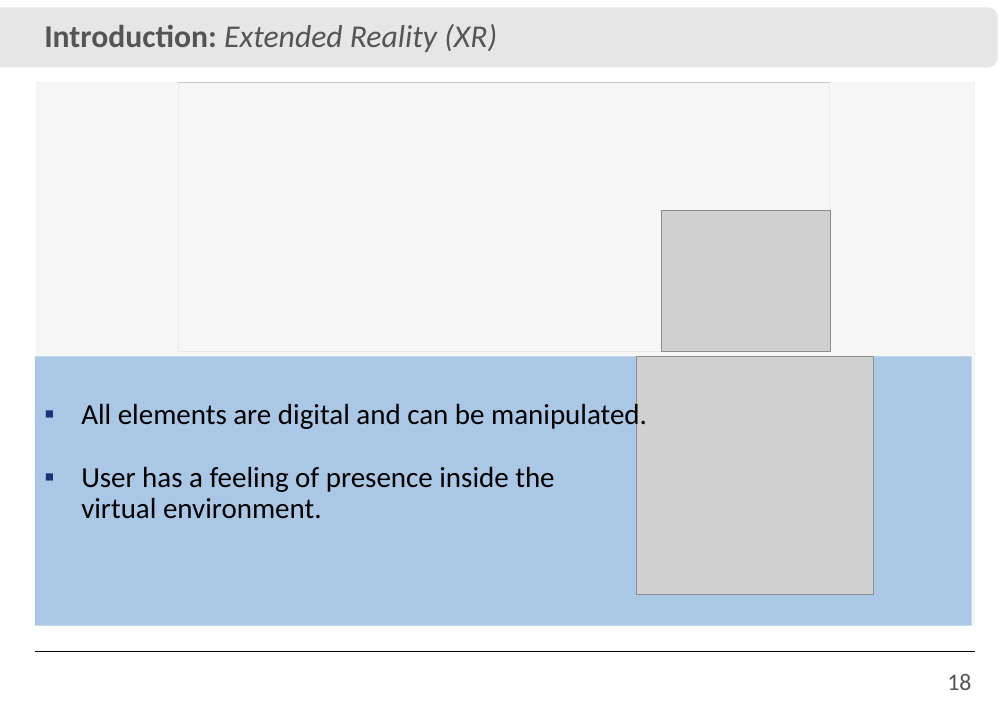
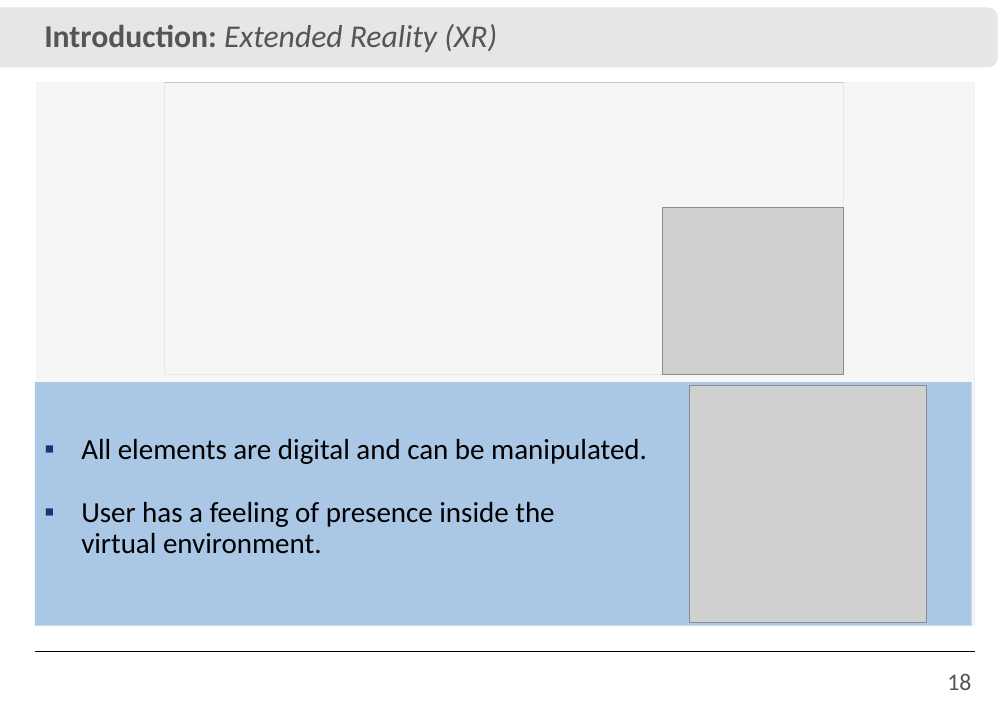
Before and after one commit to IvanRehder/Dissertacao, a slide deck: slide 18 of Apresentação/Apresentação.pptx. Drawn at 1008x713 pixels with LibreOffice and Linux fonts; fonts in the diff are those of the drawing; grey boxes stand for pictures; background and template pictures are left out. Boxes give left, top, right and bottom in pixels: in the first picture for what was removed or moved away, otherwise in the second. Text is boxed around its words. In the diff, an @@ line names an element or a change of style, - is before the commit and + after.

```diff
--- a/Apresentação/Apresentação.pptx
+++ b/Apresentação/Apresentação.pptx
@@ rectangle: place and size @@
-rectangle at [35,83,975,636]
+rectangle at [36,83,975,631]
@@ picture: place and size @@
-picture at [179,83,829,352]
+picture at [164,83,843,374]
@@ picture: place and size @@
-picture at [661,210,830,352]
+picture at [662,208,844,374]
@@ rectangle: place and size @@
-rectangle at [35,356,972,625]
+rectangle at [35,382,972,625]
@@ picture: place and size @@
-picture at [636,356,873,594]
+picture at [690,385,927,622]
@@ text "All elements are digital and ..." rewrapped from [81,400,647,519] to [81,439,647,554] @@
```
Also in this commit, not shown: 15 other slides changed, 8 slides added, 3 slides removed, 47 other files.
